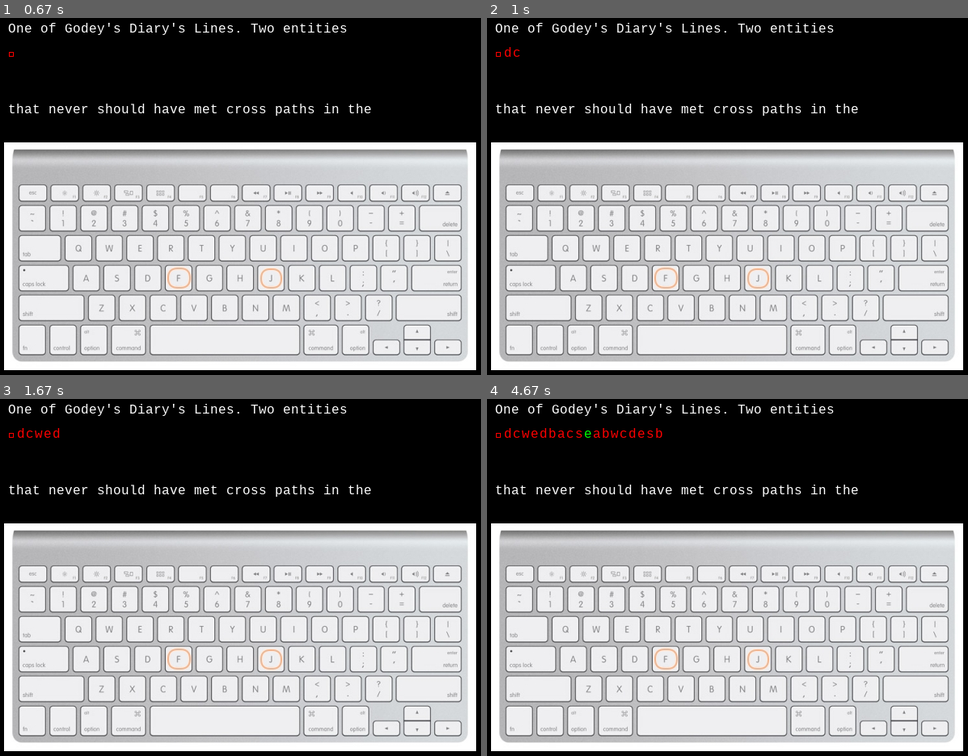
Above: before the commit, frames 1-4 (two rows, left to right).
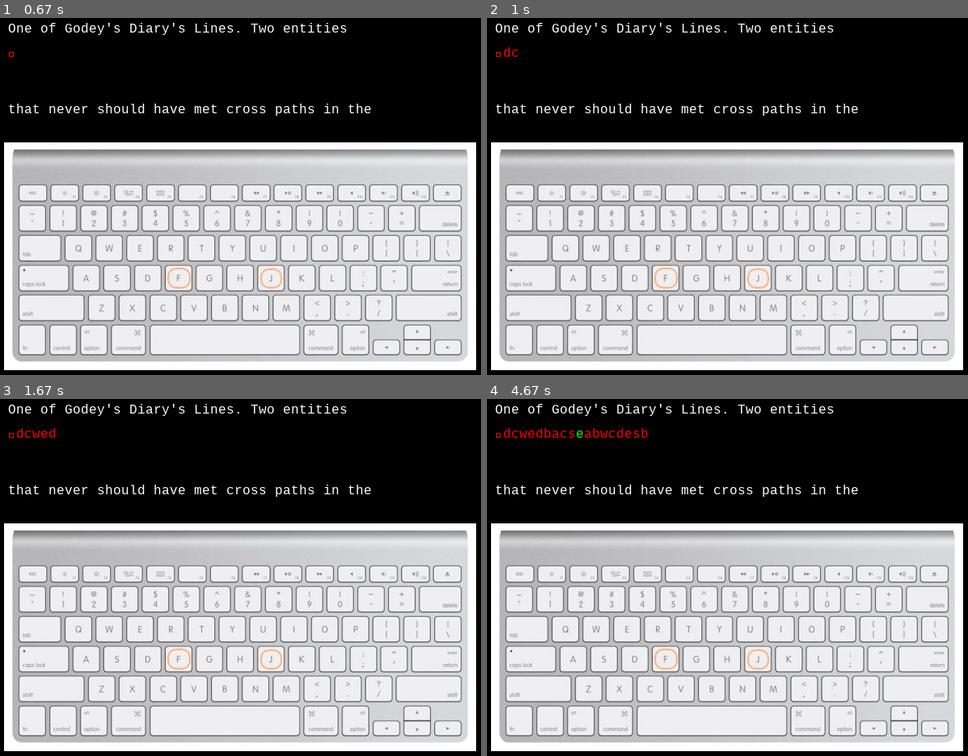
Above: after the commit, the same moments.

Repository: litdream/TypingGym
Game: pygame game, started from module_3.py
Same seed, same stepped clock (60 frames per second), same inputs: the game is played once before the commit and once after it.
Inputs:
- Up to frame 1 (0.67 s): tap Enter at 0.33 s
- Up to frame 2 (1 s): hold D from 0.67 s (still down); tap C at 0.82 s
- Up to frame 3 (1.67 s): release D at 1.13 s; hold W 1.17-1.47 s; tap E at 1.32 s; hold D from 1.5 s (still down); tap B at 1.65 s
- Up to frame 4 (4.67 s): release D at 1.97 s; hold A 2-2.53 s; tap C at 2.15, 3.48 s; hold S 2.57-2.87 s; tap E at 2.72, 3.88 s; hold A 2.9-3.3 s; tap B at 3.05, 4.55 s; hold W 3.33-3.7 s; hold D 3.73-4.37 s; hold S from 4.4 s (still down)

Frame 1 is identical in both runs. In frame 2, less than 0.1% of the frame differs, in the area x 3-7%, y 8-11%; in frame 3, 0.1%; in frame 4, 0.5%, in the area x 3-37%, y 8-11%.

Commit message:
font width fix.

Diff:
--- a/module_3.py
+++ b/module_3.py
@@ -52,6 +52,17 @@
         font = pygame.font.SysFont("consolas", font_size)
     return font
 
+def get_xoffset():
+    if 'freemono' in pygame.font.get_fonts():
+        # linux
+        return font_size/2
+    elif 'menlo' in pygame.font.get_fonts():
+        # apple
+        return font_size/2 + 2
+    else:
+        # windows
+        return font_size/2 + 1
+
 def render_userinput( cur, user ):
     global font
     if not font:
@@ -65,7 +76,7 @@
         else:
             text = font.render(c, True, RED)
         screen.blit(text, (tx, ty))
-        tx+= font_size/2 + 2
+        tx+= get_xoffset()
 
 def load_line(lst, line_length=None):
     if line_length is None:
